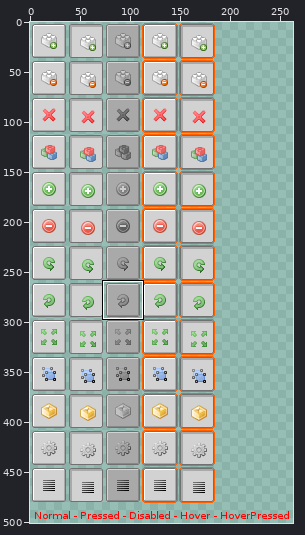
File history of a sprite sheet, resources/icons/toolbar.png. Above: a wide view before the commit, with the close-up outlined.
Close-up. First the earlier version:
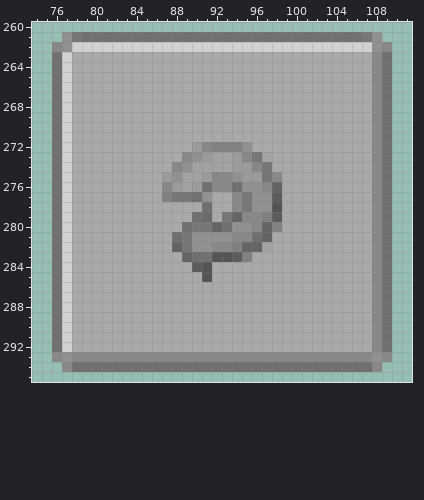
The file is 512x512 pixels. Pixels under 10% opacity are left out. Colours within 5 levels of each other are drawn and written as one. Shown: x 74..111, y 260..295. The wide view leaves out empty margins. The commit also changed other parts of the picture, which this record leaves out.
The same view after the edit:
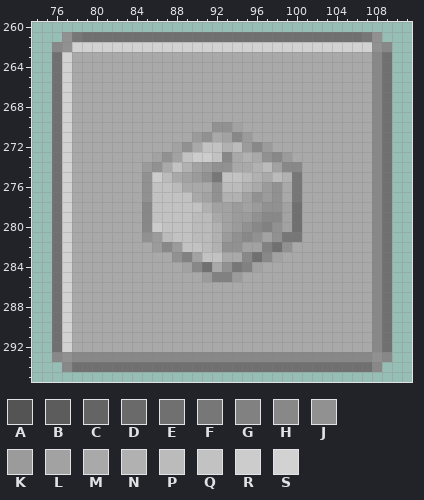
Palette (. is transparent): A #545454  B #5c5c5c  C #646464  D #6a6a6a  E #707070  F #777777  G #818181  H #898888  J #919191  K #9b9b9b  L #a2a2a2  M #a9a9a9  N #b1b1b1  P #bbbbbb  Q #c2c2c2  R #cccccc  S #d2d2d2
Change:
Changed rows in their new state; - is an unchanged pixel.
first column x 85:
270 -------JJL------
271 -----KJ-LHK-----
272 ---LJMQQNPKHK---
273 -LJLQRRQHMNMJHK-
274 KJ-QN-KJJMMNPLHH
275 JRPM-KJFQQPNMPNF
276 JQQPMMMJPPNMKJ-F
277 JQQQQMLJNNL-KJ-F
278 HQQQQQNLLKLK-JLE
279 HQQQQPP-LKKJHHLE
280 HRQQQPPNLK--GJLE
281 JKPQQPPNKJ-JLJFF
282 -KHKQQPNJJLLGEJ-
283 ---JGLQQMMHEHL--
284 ----LHE-JFGL----
285 ------KGGK------
